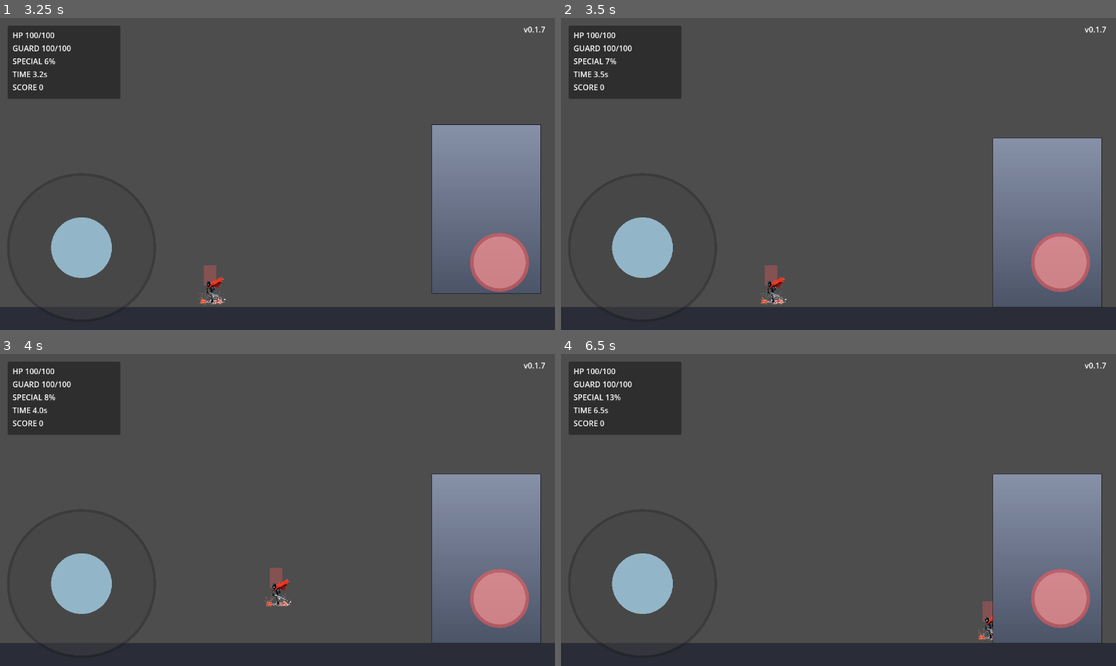
Above: before the commit, frames 1-4 (two rows, left to right).
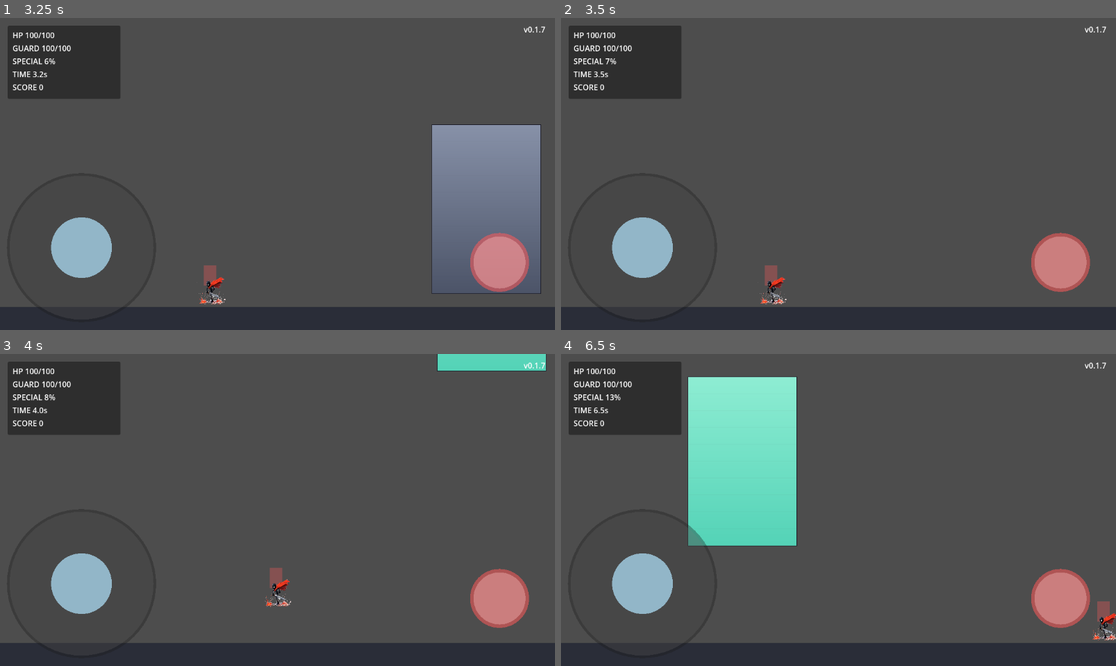
Above: after the commit, the same moments.

Repository: jenemia/BuildingSlash
Game: Godot game, scene res://scenes/Main.tscn
The game is run twice, just before and just after one commit, with the same random seed, the same clock (stepped at 60 frames per second) and the same inputs.
Inputs (mouse positions are in pixels of both pictures, inside the frame that each line leads up to):
- Up to frame 1 (3.25 s): tap Enter at 0.5 s; move the mouse to (399, 158) at 0.52 s; hold D (move_right) 0.53-1.25 s; tap Z (attack) at 0.6, 2.1 s; click (399, 158) at 0.67 s; tap Space (jump) at 0.77 s; drag from (166, 189) to (238, 230) at 1.27 s; move the mouse to (333, 105) at 2.02 s; hold A (move_left) 2.03-2.75 s; drag from (249, 236) to (111, 127) at 2.77 s
- Up to frame 2 (3.5 s): no input
- Up to frame 3 (4 s): move the mouse to (444, 556) at 3.52 s; hold D (move_right) from 3.53 s (still down); tap Z (attack) at 3.6 s; tap Space (jump) at 3.77 s
- Up to frame 4 (6.5 s): release D (move_right) at 4.25 s; drag from (672, 463) to (888, 566) at 4.27 s; move the mouse to (866, 510) at 5.02 s; hold D (move_right) 5.03-5.75 s; tap Z (attack) at 5.1 s; click (866, 510) at 5.17 s; drag from (755, 432) to (727, 525) at 5.77 s

Frame 1 is identical in both runs. In frame 2, 9.1% of the frame differs, in the area x 77-98%, y 38-93%; in frame 3, 10%; in frame 4, 20%, in the area x 22-100%, y 7-93%.

Commit message:
feat: apply player damage when blocks hit ground

Diff:
--- a/scripts/main/game_flow.gd
+++ b/scripts/main/game_flow.gd
@@ -55,6 +55,8 @@
 func _register_block(block: Node) -> void:
 	if block.has_signal("touched_player") and not block.is_connected("touched_player", _on_block_touched_player):
 		block.connect("touched_player", _on_block_touched_player)
+	if block.has_signal("hit_ground") and not block.is_connected("hit_ground", _on_block_hit_ground):
+		block.connect("hit_ground", _on_block_hit_ground)
 	if block.has_signal("block_broken") and not block.is_connected("block_broken", _on_block_broken):
 		block.connect("block_broken", _on_block_broken)
 
@@ -65,6 +67,14 @@
 	if player.has_method("apply_incoming_damage"):
 		final_damage = float(player.call("apply_incoming_damage", final_damage))
 	hp = maxi(0, hp - int(ceil(final_damage)))
+	_update_hud()
+	if hp <= 0:
+		_end_run()
+
+func _on_block_hit_ground(_block: Node, _tier: String, ground_damage: int) -> void:
+	if not is_run_active:
+		return
+	hp = maxi(0, hp - maxi(1, ground_damage))
 	_update_hud()
 	if hp <= 0:
 		_end_run()
--- a/scripts/world/block_data.gd
+++ b/scripts/world/block_data.gd
@@ -14,6 +14,7 @@
 				"label": "SOFT",
 				"max_hp": 2,
 				"score_value": 10,
+				"ground_hit_damage": 4,
 				"launch_resistance": 0.10,
 				"color_top": Color(0.56, 0.93, 0.83, 0.95),
 				"color_bottom": Color(0.33, 0.83, 0.72, 0.95),
@@ -23,6 +24,7 @@
 				"label": "HARD",
 				"max_hp": 6,
 				"score_value": 30,
+				"ground_hit_damage": 12,
 				"launch_resistance": 0.60,
 				"color_top": Color(0.53, 0.57, 0.66, 0.98),
 				"color_bottom": Color(0.30, 0.33, 0.41, 0.98),
@@ -32,6 +34,7 @@
 				"label": "NORMAL",
 				"max_hp": 4,
 				"score_value": 20,
+				"ground_hit_damage": 8,
 				"launch_resistance": 0.35,
 				"color_top": Color(0.93, 0.84, 0.58, 0.95),
 				"color_bottom": Color(0.82, 0.68, 0.34, 0.95),
--- a/scripts/world/falling_block.gd
+++ b/scripts/world/falling_block.gd
@@ -17,6 +17,7 @@
 @export_enum("SOFT", "NORMAL", "HARD") var tier_name: String = "NORMAL"
 
 signal touched_player(player: Node)
+signal hit_ground(block: Node, tier: String, ground_damage: int)
 signal block_broken(block: Node, tier: String, score_value: int)
 
 var current_floors: int
@@ -24,8 +25,10 @@
 var max_hp: int = 1
 var current_hp: int = 1
 var score_value: int = 0
+var ground_hit_damage: int = 8
 var launch_resistance: float = 0.35
 var _launch_cd_left: float = 0.0
+var _ground_hit_processed: bool = false
 var _color_top: Color = Color(0.93, 0.84, 0.58, 0.95)
 var _color_bottom: Color = Color(0.82, 0.68, 0.34, 0.95)
 
@@ -58,6 +61,10 @@
 		if col == null:
 			continue
 		var collider := col.get_collider()
+		if _is_ground_collider(collider):
+			_emit_ground_hit_once()
+			queue_free()
+			return
 		if collider is Node and collider.is_in_group("player"):
 			emit_signal("touched_player", collider)
 			if collider.has_method("request_contact_bounce"):
@@ -76,6 +83,7 @@
 	max_hp = int(config.get("max_hp", 1))
 	current_hp = max_hp
 	score_value = int(config.get("score_value", 0))
+	ground_hit_damage = int(config.get("ground_hit_damage", 8))
 	launch_resistance = clampf(float(config.get("launch_resistance", 0.35)), 0.0, 0.95)
 	_color_top = config.get("color_top", Color.WHITE)
 	_color_bottom = config.get("color_bottom", Color.GRAY)
@@ -124,6 +132,20 @@
 		var source_name: String = "unknown" if source == null else String(source.name)
 		print("[FallingBlock] launch by=%s tier=%s force=%.1f vy=%.1f" % [source_name, tier_name, force, velocity.y])
 
+func _is_ground_collider(collider: Variant) -> bool:
+	if not (collider is Node):
+		return false
+	var node := collider as Node
+	return node.name == "Ground" or node.is_in_group("ground")
+
+func _emit_ground_hit_once() -> void:
+	if _ground_hit_processed:
+		return
+	_ground_hit_processed = true
+	emit_signal("hit_ground", self, tier_name, ground_hit_damage)
+	if debug_print:
+		print("[FallingBlock] hit ground tier=%s damage=%d" % [tier_name, ground_hit_damage])
+
 func _rebuild_visual_and_collision() -> void:
 	var total_h := current_floors * floor_height
 
Not shown, added: docs/t11-ground-impact-damage-implementation.md
Not shown, changed: index.html
Not shown, changed: index.pck
